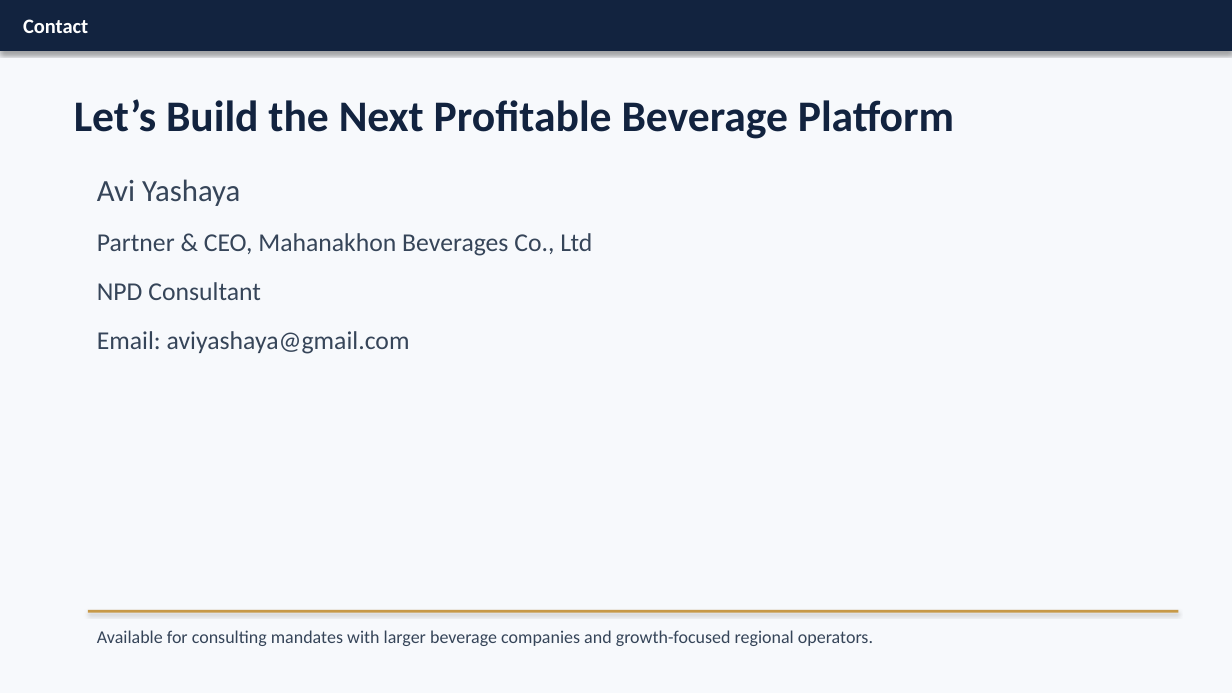
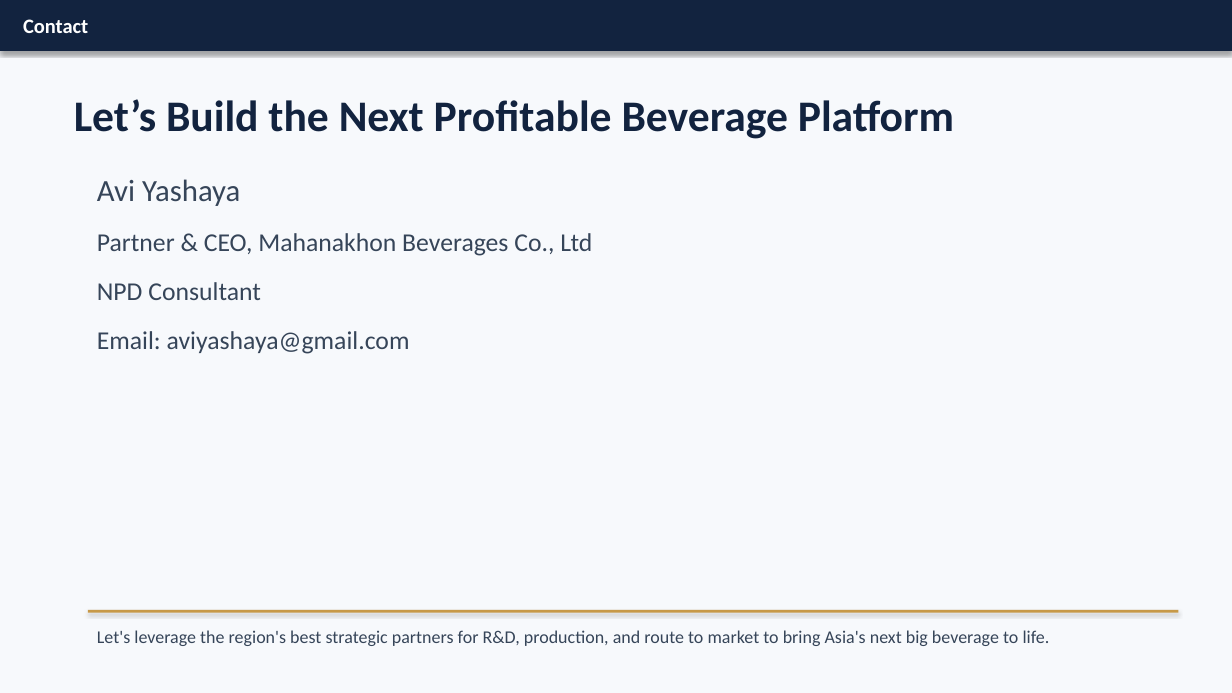
Before and after one commit to aviyashaya-tech/Cults, a slide deck: slide 11 of decks/avi-yashaya-consulting-deck.pptx. Drawn at 1232x693 pixels with LibreOffice and Linux fonts; fonts in the diff are those of the drawing. Boxes give left, top, right and bottom in pixels: in the first picture for what was removed or moved away, otherwise in the second. Text is boxed around its words. In the diff, an @@ line names an element or a change of style, - is before the commit and + after.

```diff
--- a/decks/avi-yashaya-consulting-deck.pptx
+++ b/decks/avi-yashaya-consulting-deck.pptx
@@ text at (x1=97, y1=630, x2=1050, y2=646): text changed @@
-Available for consulting mandates with larger beverage companies and growth-focused regional operators.
+Let's leverage the region's best strategic partners for R&D, production, and route to market to bring Asia's next big beverage to life.
```
Also in this commit, not shown: 2 other slides changed, 1 slide added, 1 slide removed, 5 other files.
